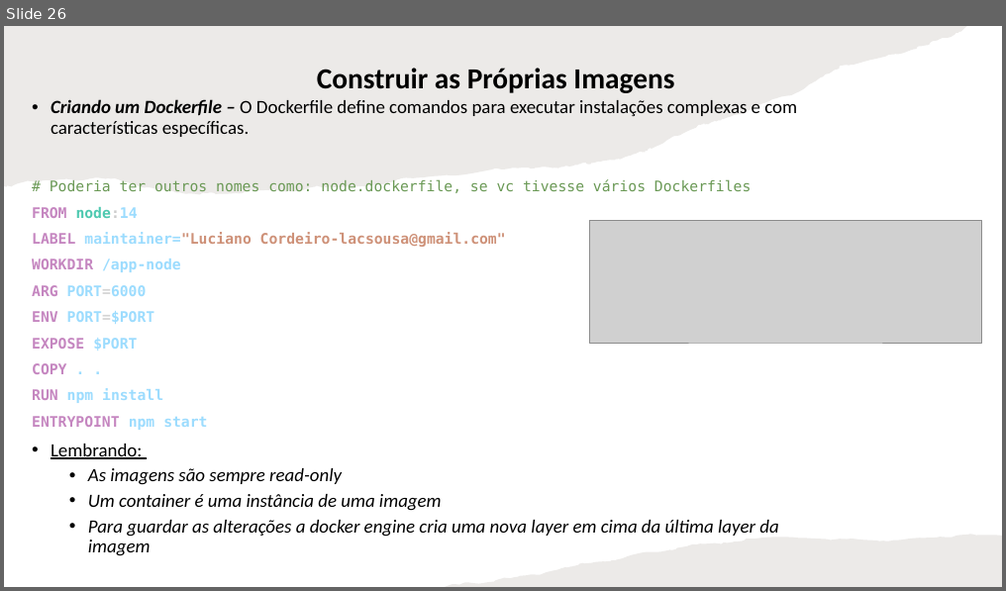
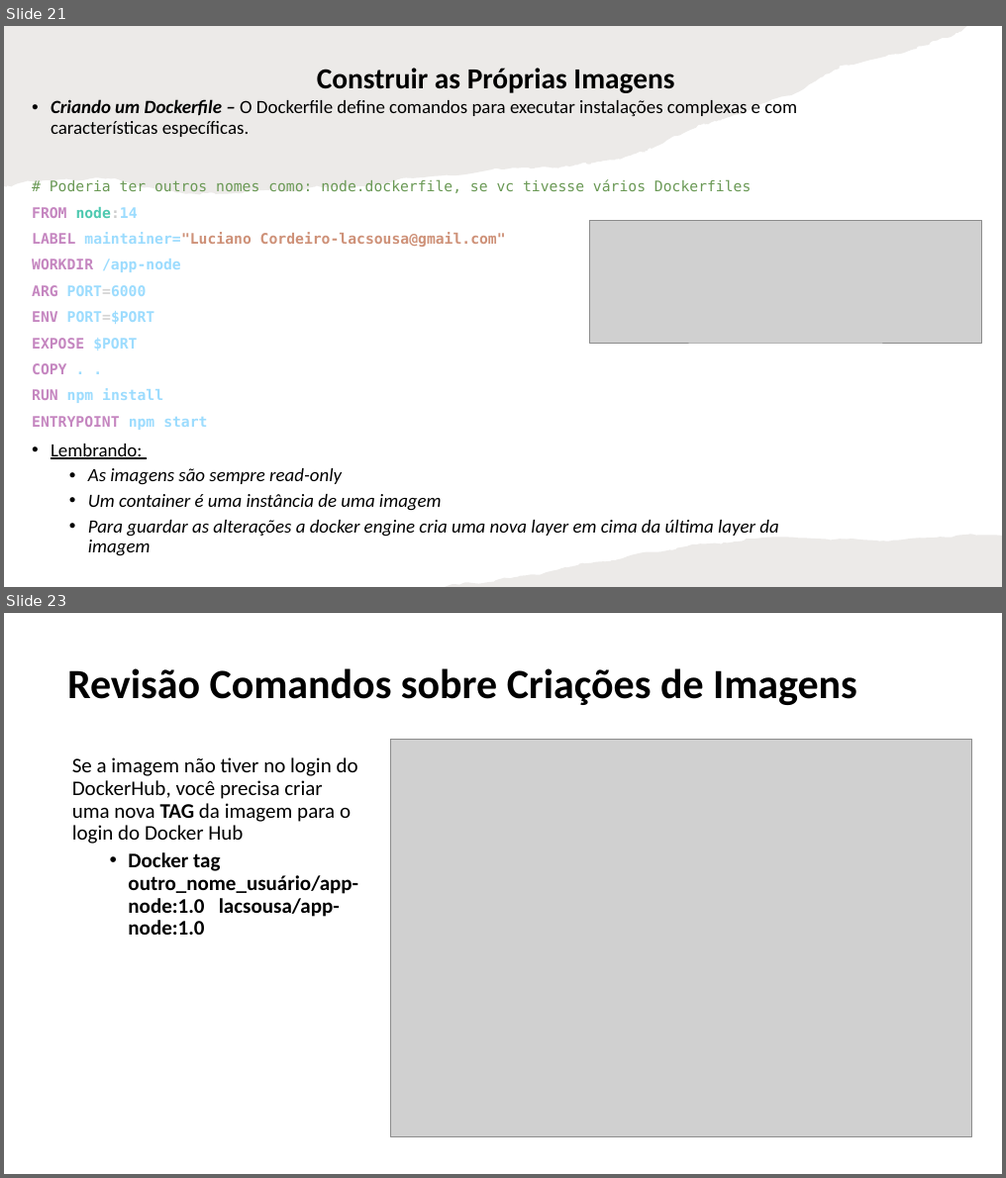
Before and after one commit to lacsousa/learning-docker, a slide deck: docs/docker-resumo.pptx. Shown one above the other, each under a label of ours: slide 26 before the commit, slides 21 and 23 after it; the slides between them are not shown. The pictures are 1006x591 and 1006x1178 pixels, drawn with LibreOffice and Linux fonts; fonts in the diff are those of the drawing; grey boxes stand for pictures. Boxes give left, top, right and bottom in pixels: in the first picture for what was removed or moved away, otherwise in the second. Text is boxed around its words. In the diff, an @@ line names an element or a change of style, - is before the commit and + after.

```diff
--- a/docs/docker-resumo.pptx
+++ b/docs/docker-resumo.pptx
@@ slide 23 added at [4,613,1002,1174], background #FFFFFF @@
@@ title added at [67,668,857,705], 40 pt, text #000000, bold @@
+Revisão Comandos sobre Criações de Imagens
@@ text added at [72,758,358,935], 20 pt, text #000000 @@
+  Se a imagem não tiver no login do DockerHub, você precisa criar uma nova TAG da imagem para o login do Docker Hub
+    • Docker tag outro_nome_usuário/app-node:1.0 lacsousa/app-node:1.0
@@ picture added at [390,739,972,1137] @@
@@ what was slide 26 is now slide 21 @@
```
Also in this commit, not shown: 1 slide changed, 2 other slides added.
